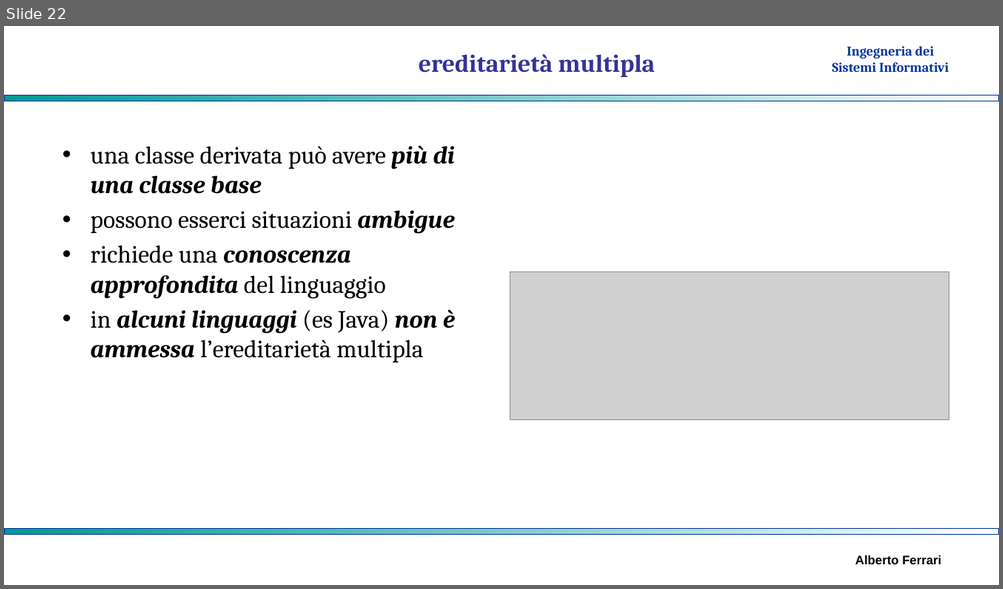
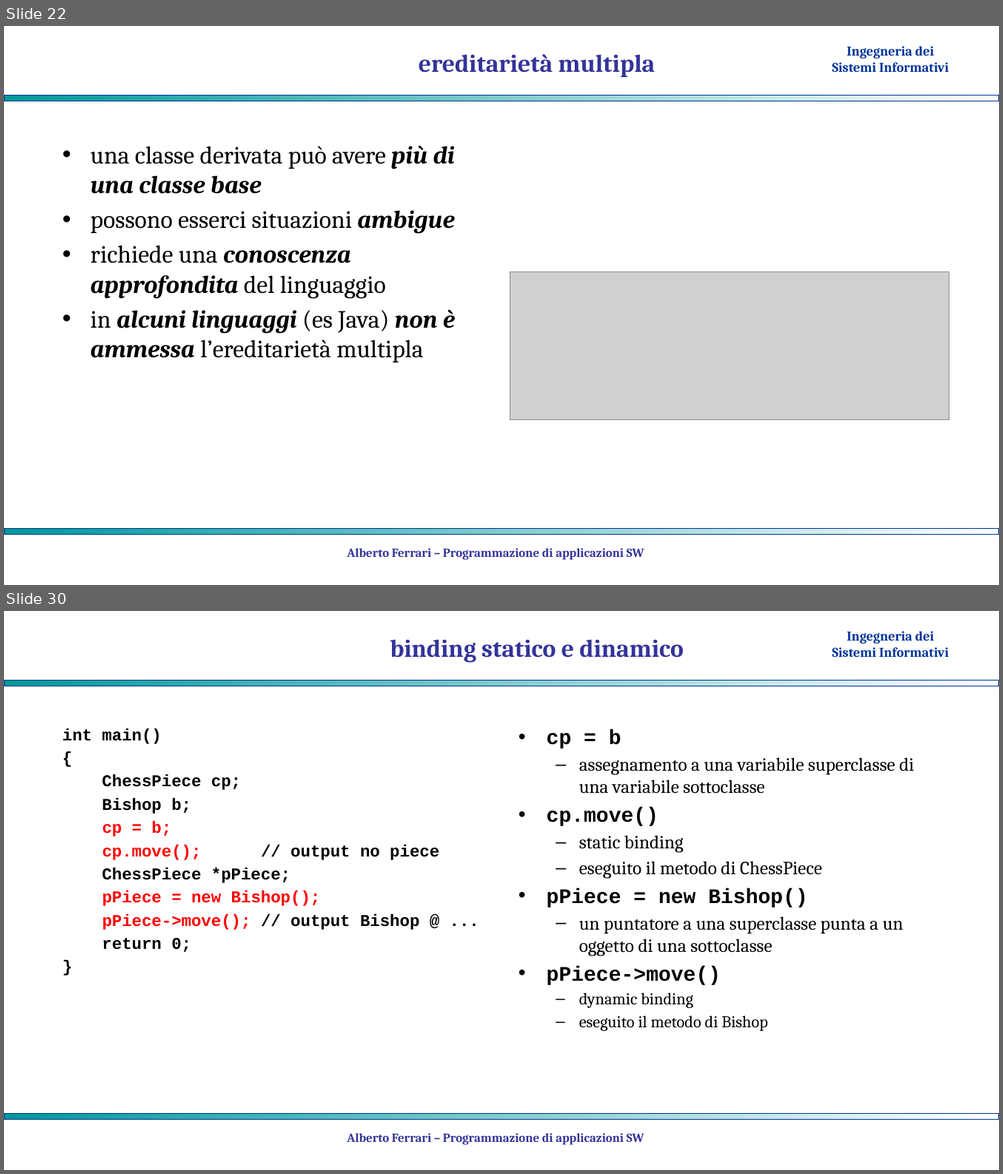
Before and after one commit to albertoferrari/pasw, a slide deck: lezioni/PASW05 - ereditarietà.pptx. Shown one above the other, each under a label of ours: slide 22 before the commit, slides 22 and 30 after it; the slides between them are not shown. The pictures are 1003x589 and 1003x1174 pixels, drawn with LibreOffice and Linux fonts; fonts in the diff are those of the drawing; grey boxes stand for pictures; background and template pictures are left out. Boxes give left, top, right and bottom in pixels: in the first picture for what was removed or moved away, otherwise in the second. Text is boxed around its words. In the diff, an @@ line names an element or a change of style, - is before the commit and + after.

```diff
--- a/lezioni/PASW05 - ereditarietà.pptx
+++ b/lezioni/PASW05 - ereditarietà.pptx
@@ slide 30 added at [4, 611, 999, 1170], background #FFFFFF; not listed: 3 template elements that a slide beside it also shows @@
@@ title added at [390, 639, 683, 663], 24 pt, text #333399, bold @@
+binding statico e dinamico
@@ text added at [62, 729, 439, 952], 16 pt, text #000000, bold @@
+int main()
+{
+ChessPiece cp;
+Bishop b;
+cp = b;
+cp.move(); // output no piece
+ChessPiece *pPiece;
+pPiece = new Bishop();
+pPiece->move(); // output Bishop @ ...
+return 0;
+}
@@ text added at [546, 730, 913, 1031], 18 pt, text #000000 @@
+• cp = b
+  – assegnamento a una variabile superclasse di una variabile sottoclasse
+• cp.move()
+  – static binding
+  – eseguito il metodo di ChessPiece
+• pPiece = new Bishop()
+  – un puntatore a una superclasse punta a un oggetto di una sottoclasse
+• pPiece->move()
+  – dynamic binding
+  – eseguito il metodo di Bishop
@@ text added at [347, 1133, 644, 1145], 12 pt, text #333399, bold @@
+Alberto Ferrari – Programmazione di applicazioni SW
@@ slide 22 changed as well @@
@@ text added at [347, 548, 644, 560], 12 pt, text #333399, bold @@
+Alberto Ferrari – Programmazione di applicazioni SW
@@ text removed at [855, 556, 941, 565] @@
-Alberto Ferrari
```
Also in this commit, not shown: 15 other slides changed, 15 other slides added, 5 slides removed, 1 other file.
